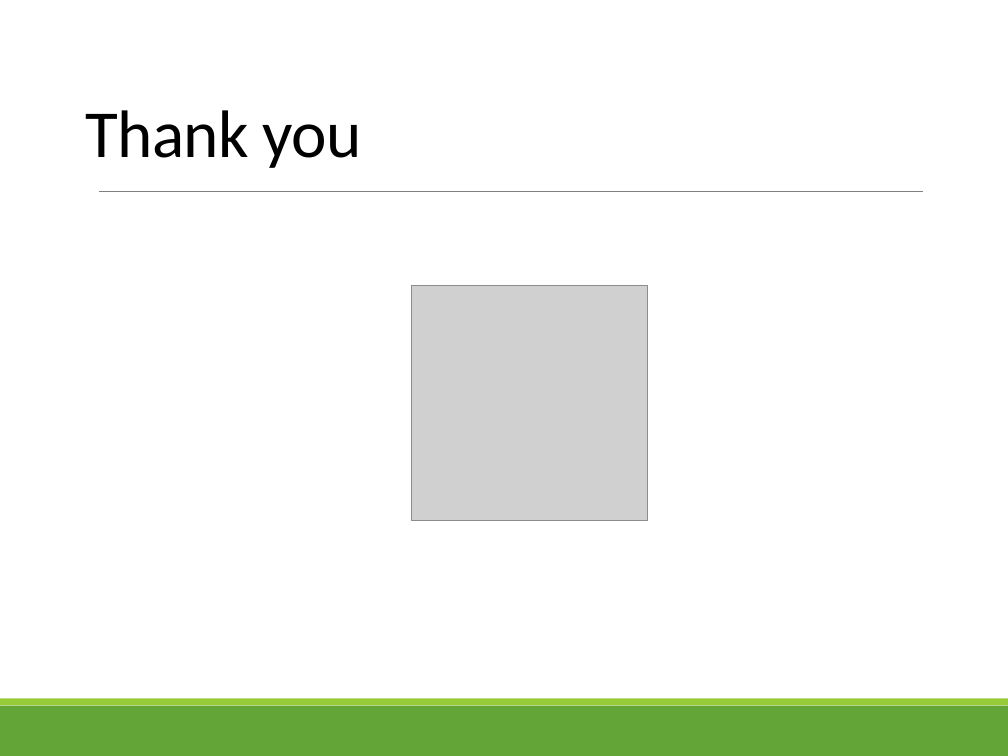
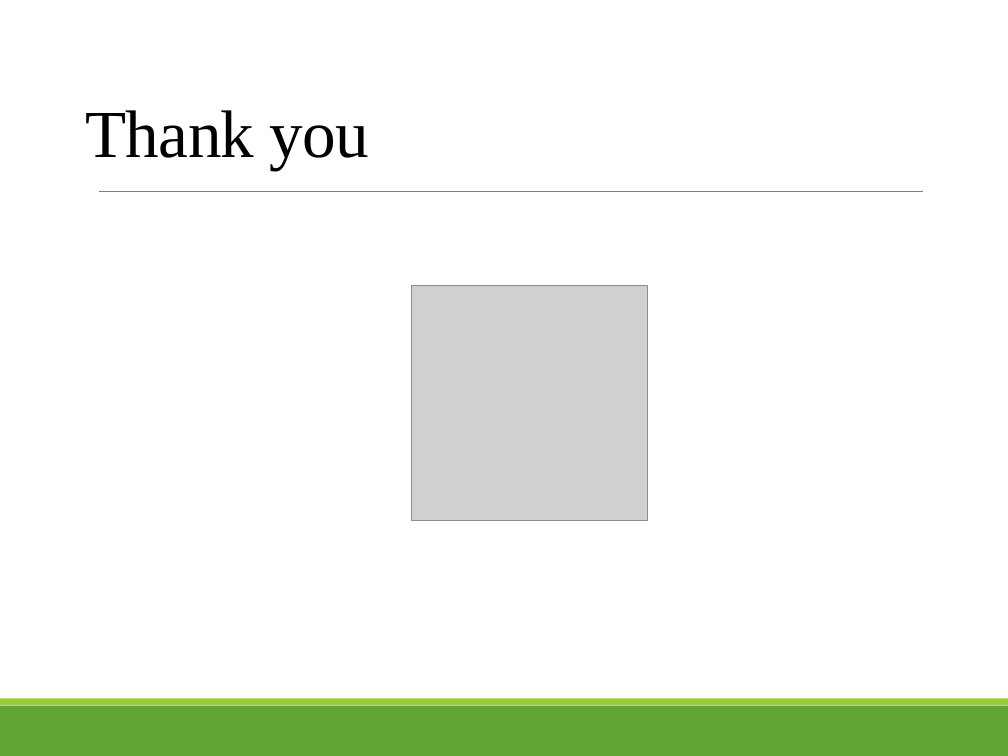
Before and after one commit to luanft/web-feedback-system, a slide deck: slide 14 of Document/slide/Job-rec-slide.pptx. Drawn at 1008x756 pixels with LibreOffice and Linux fonts; fonts in the diff are those of the drawing; grey boxes stand for pictures; background and template pictures are left out. Boxes give left, top, right and bottom in pixels: in the first picture for what was removed or moved away, otherwise in the second. Text is boxed around its words. In the diff, an @@ line names an element or a change of style, - is before the commit and + after.

```diff
--- a/Document/slide/Job-rec-slide.pptx
+++ b/Document/slide/Job-rec-slide.pptx
@@ title "Thank you" at (86,110,369,170): font Calibri to Times New Roman @@
```
Also in this commit, not shown: 11 other slides changed, 1 other file.
